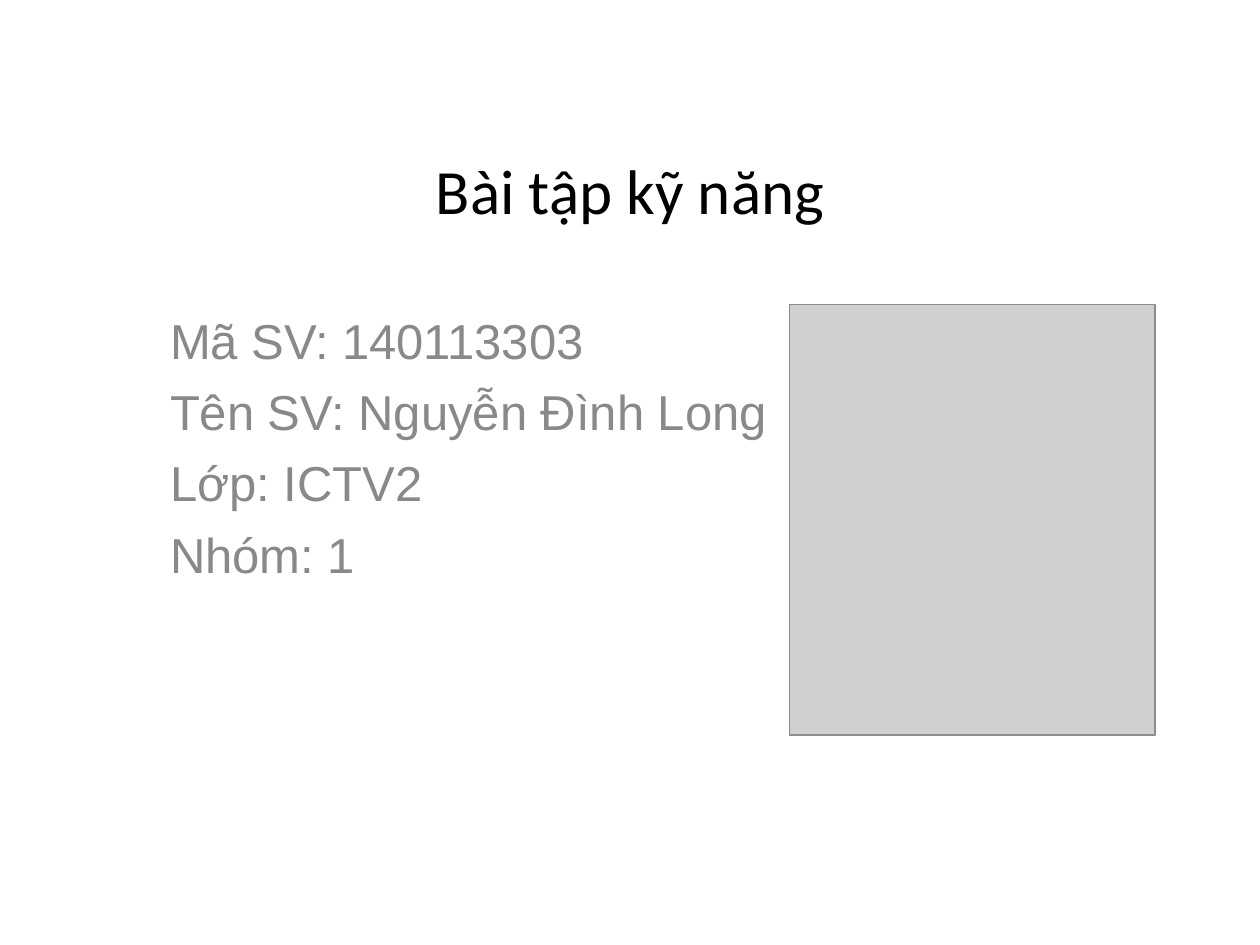
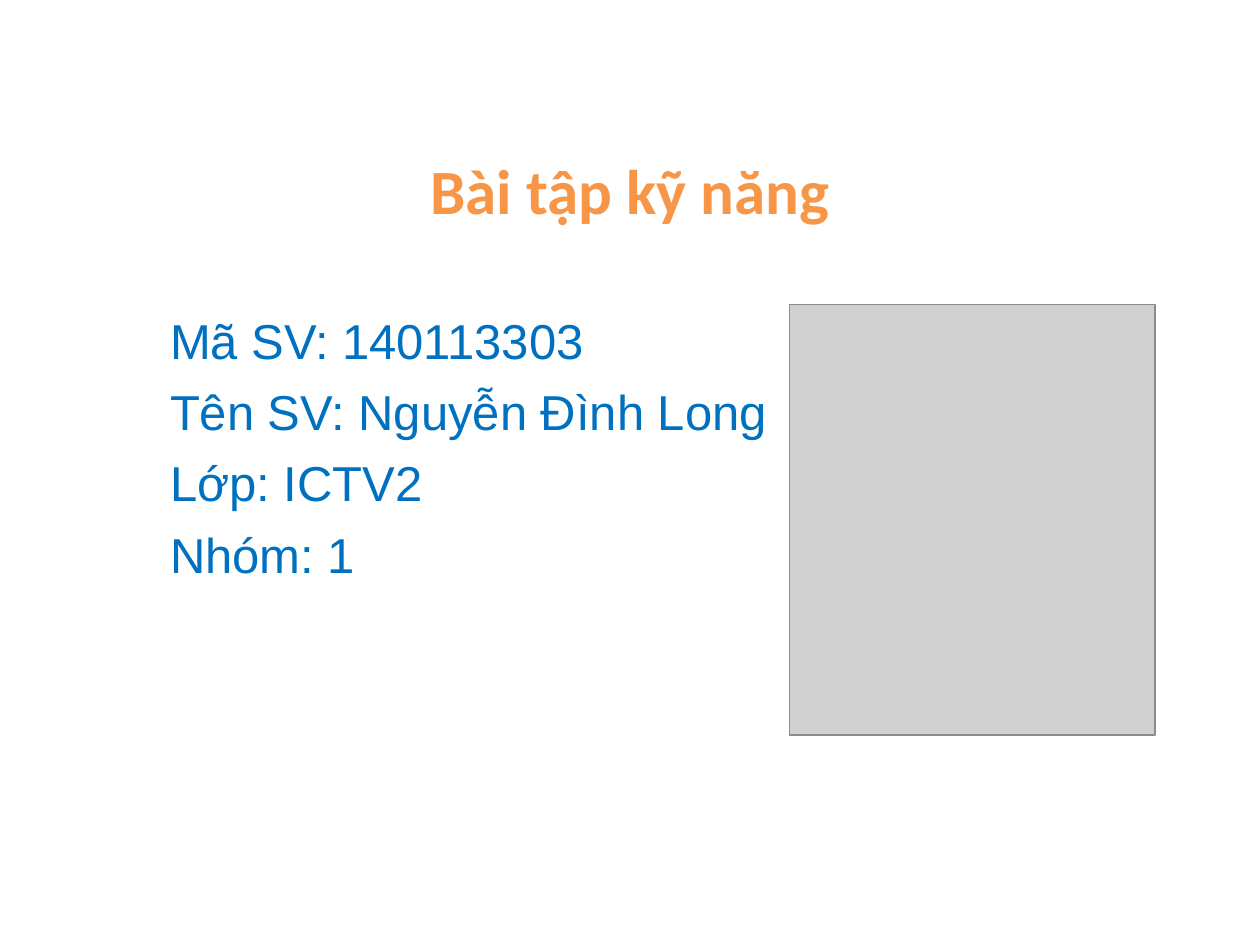
Before and after one commit to ndlongit/longnd-data, a slide deck: slide 1 of Temp/Bai tap ky nang - NDL.ppt. Drawn at 1260x945 pixels with LibreOffice and Linux fonts; fonts in the diff are those of the drawing; grey boxes stand for pictures. Boxes give left, top, right and bottom in pixels: in the first picture for what was removed or moved away, otherwise in the second. Text is boxed around its words. In the diff, an @@ line names an element or a change of style, - is before the commit and + after.

Commit message:
Color

```diff
--- a/Temp/Bai tap ky nang - NDL.ppt
+++ b/Temp/Bai tap ky nang - NDL.ppt
@@ title "Bài tập kỹ năng" at box(430, 170, 829, 225): text colour #000000 to #F79646, bold on @@
@@ subtitle "Mã SV: 140113303" at box(170, 324, 767, 574): text colour #898989 to #0070C0 @@
```
Also in this commit, not shown: 8 other slides changed, 6 slides added, 1 slide removed.
